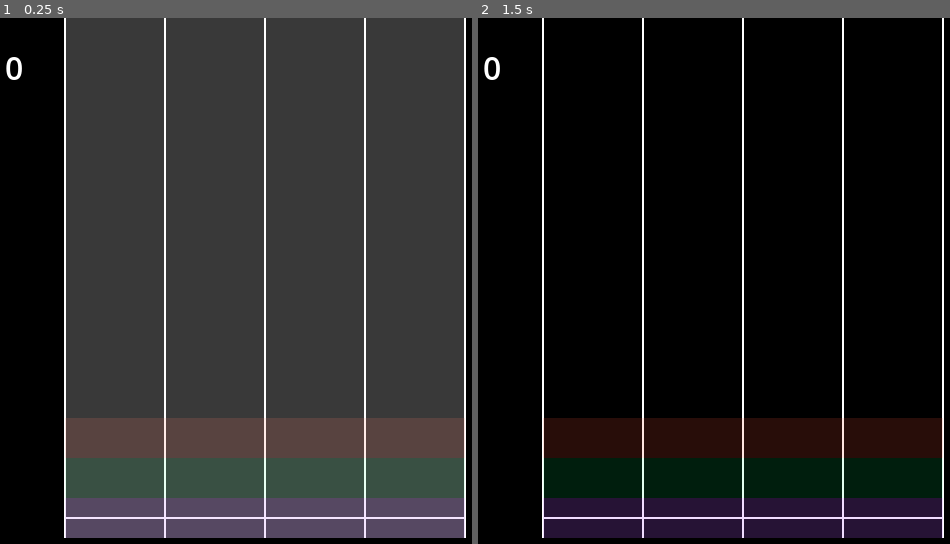
Above: before the commit, frames 1-2 (left to right).
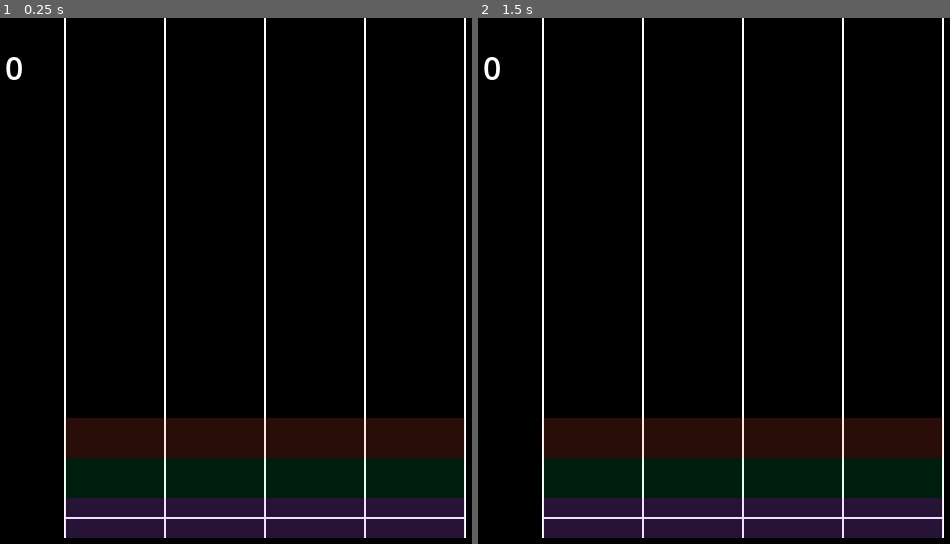
Above: after the commit, the same moments.

Repository: scenent/gd-rhythm
Game: Godot game, scene res://main.tscn
Two runs of this game, one before a commit and one after it. Both use one fixed random seed, a clock stepped at 60 frames per second and the inputs below. Sound files missing from this copy of the repository are replaced by a short silence.
Inputs:
- Up to frame 1 (0.25 s): no input
- Up to frame 2 (1.5 s): tap Enter at 0.5 s

The runs differ from the first frame. In frame 1, 82% of the frame differs, in the area x 13-99%, y 0-99%; in frame 2, nothing differs.

Commit message:
Update main.gd

Diff:
--- a/main.gd
+++ b/main.gd
@@ -123,6 +123,8 @@
 func _ready() -> void:
 	Input.set_mouse_mode(Input.MOUSE_MODE_CAPTURED)
 	set_process(false)
+	for i in range(1, 5):
+		get_node("pressed" + str(i)).visible = false
 	var noteStart : float = INF
 	for i in range(0, 4):
 		if len(noteArray[i]) > 0:
